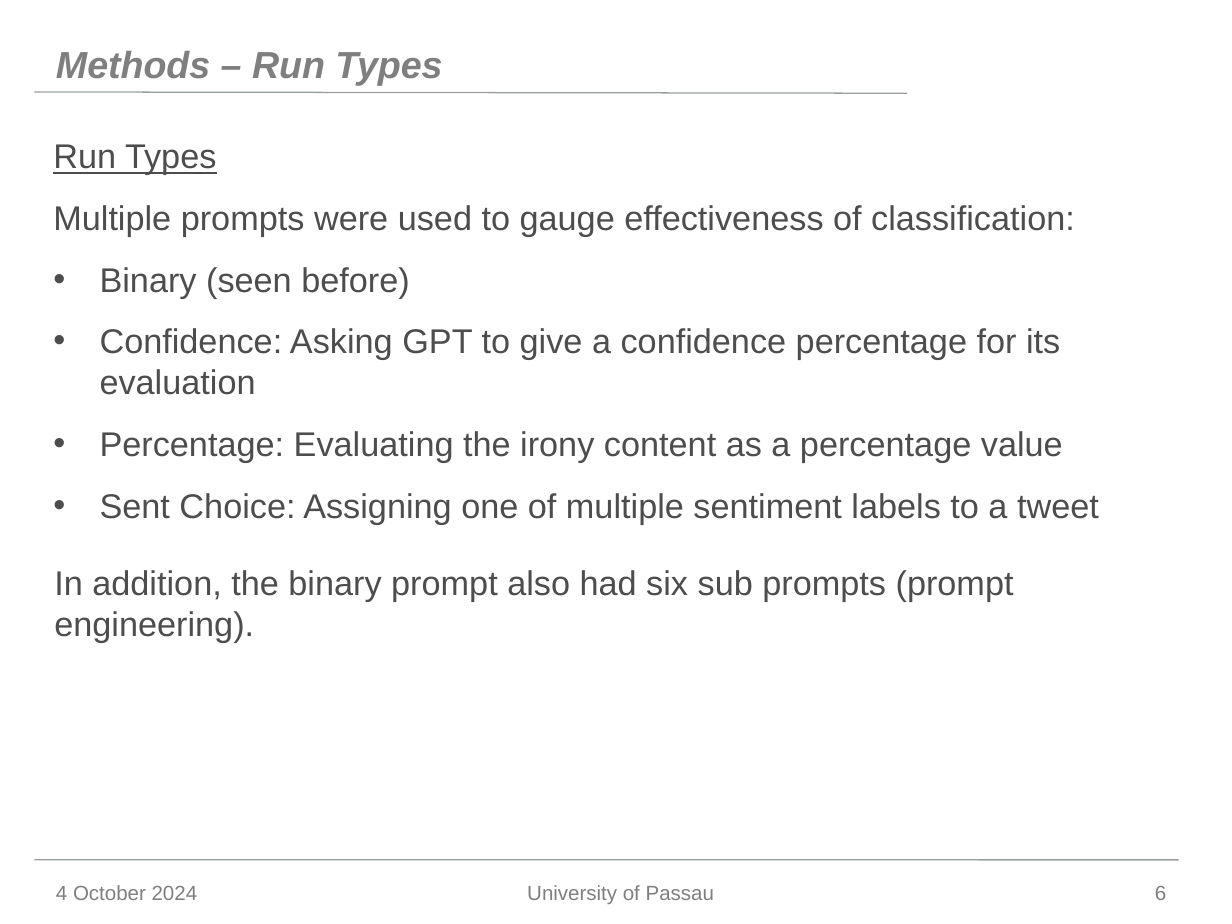
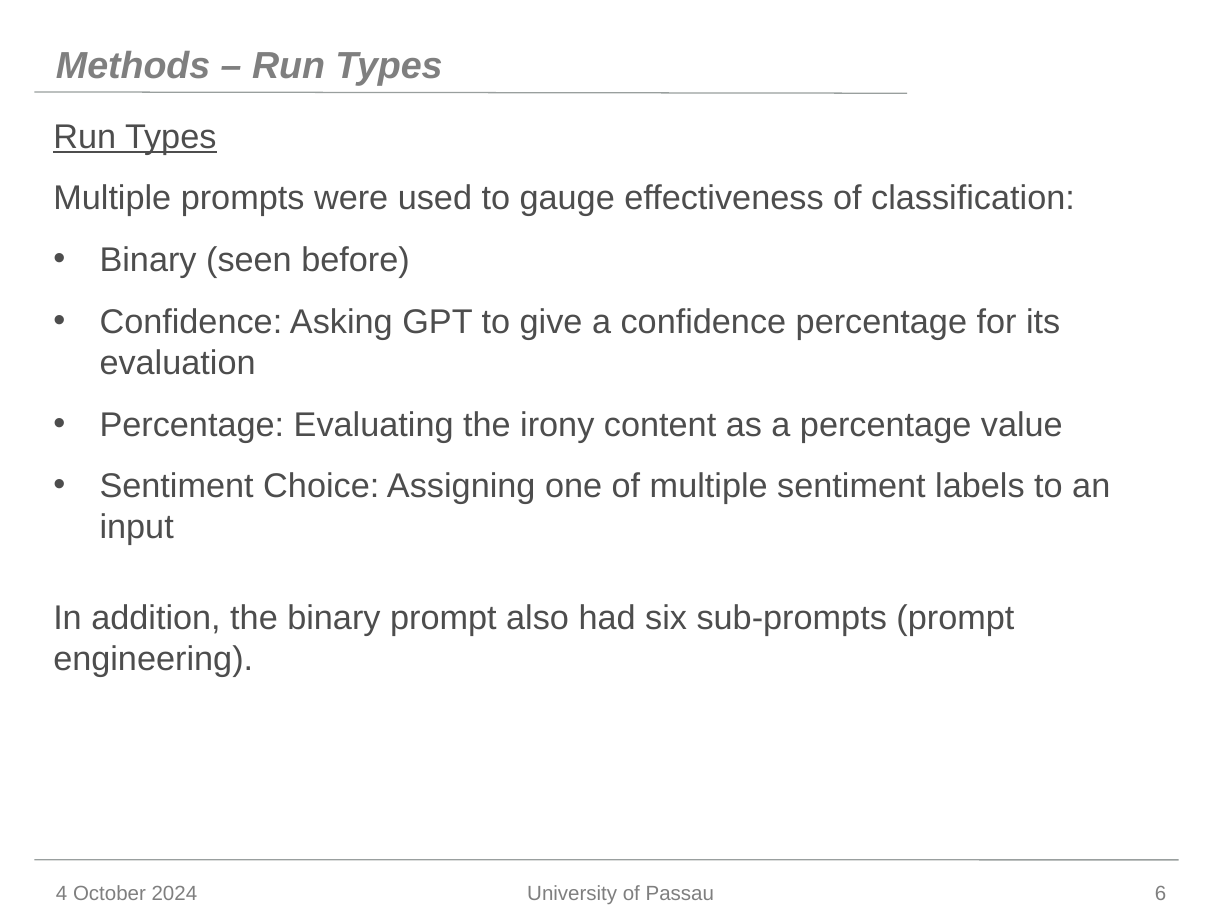
Before and after one commit to Jonas-Barth/bachelor, a slide deck: slide 6 of Writing/Präsentation - Kopie.pptx. Drawn at 1232x924 pixels with LibreOffice and Linux fonts; fonts in the diff are those of the drawing; background and template pictures are left out. Boxes give left, top, right and bottom in pixels: in the first picture for what was removed or moved away, otherwise in the second. Text is boxed around its words. In the diff, an @@ line names an element or a change of style, - is before the commit and + after.

```diff
--- a/Writing/Präsentation - Kopie.pptx
+++ b/Writing/Präsentation - Kopie.pptx
@@ text at (100,472,1110,545): text changed @@
-• Sent Choice: Assigning one of multiple sentiment labels to a tweet
+• Sentiment Choice: Assigning one of multiple sentiment labels to an input
@@ text at (53,604,1014,676): text changed @@
-In addition, the binary prompt also had six sub prompts (prompt engineering).
+In addition, the binary prompt also had six sub-prompts (prompt engineering).
```
Also in this commit, not shown: 4 other slides changed.
